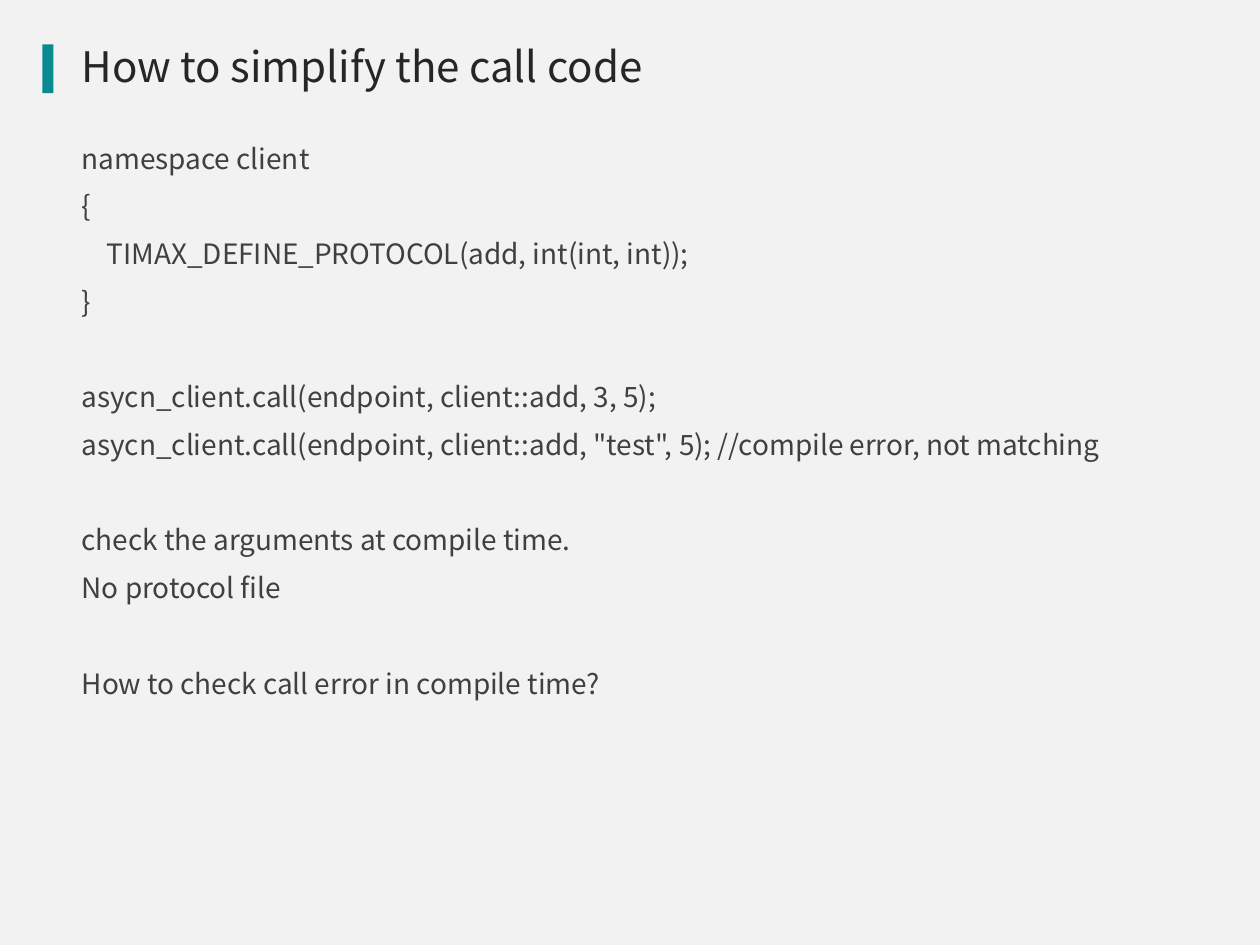
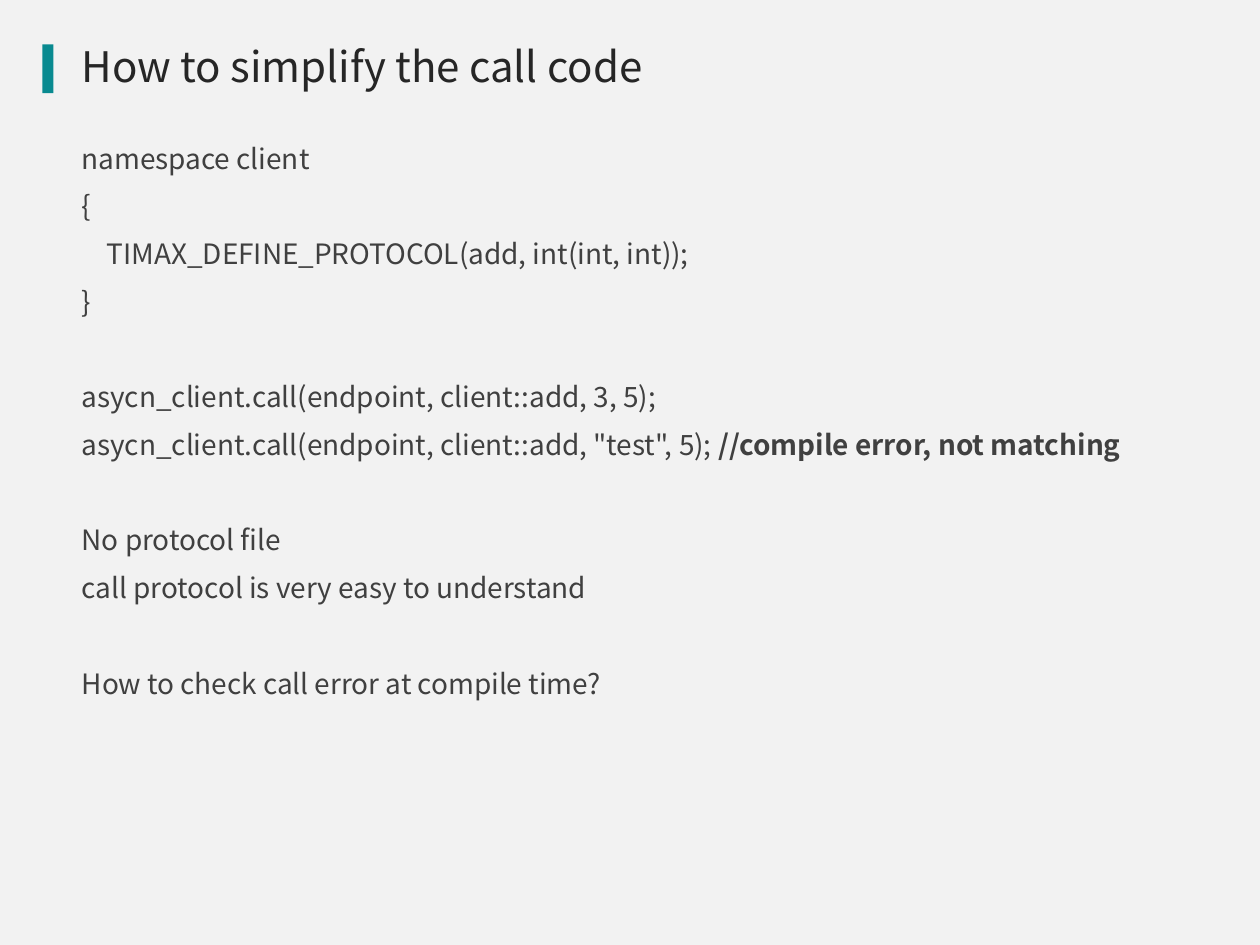
Before and after one commit to qicosmos/cppnow2017-ppt, a slide deck: slide 38 of An easy to use RPC framework implemented by c++11 and c++14.pptx (slide 32 before the commit). Drawn at 1260x945 pixels with LibreOffice and Linux fonts; fonts in the diff are those of the drawing; background and template pictures are left out. Boxes give left, top, right and bottom in pixels: in the first picture for what was removed or moved away, otherwise in the second. Text is boxed around its words. In the diff, an @@ line names an element or a change of style, - is before the commit and + after.

```diff
--- a/An easy to use RPC framework implemented by c++11 and c++14.pptx
+++ b/An easy to use RPC framework implemented by c++11 and c++14.pptx
@@ text at <box>82,432,1121,462</box>: bold on in "//compile error, not matching" @@
@@ text at <box>82,527,570,557</box>: paragraph removed @@
-check the arguments at compile time.
@@ text at <box>82,575,602,701</box>: text changed @@
-How to check call error in compile time?
+call protocol is very easy to understand
+How to check call error at compile time?
```
Also in this commit, not shown: 5 other slides changed, 11 slides added, 3 slides removed.
